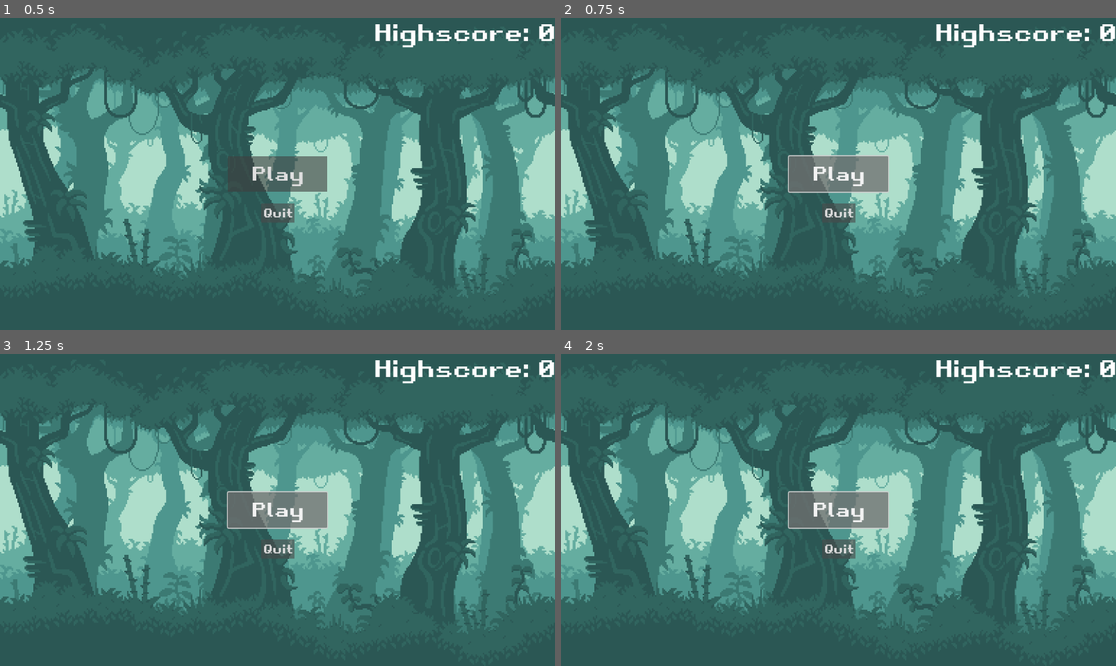
Above: before the commit, frames 1-4 (two rows, left to right).
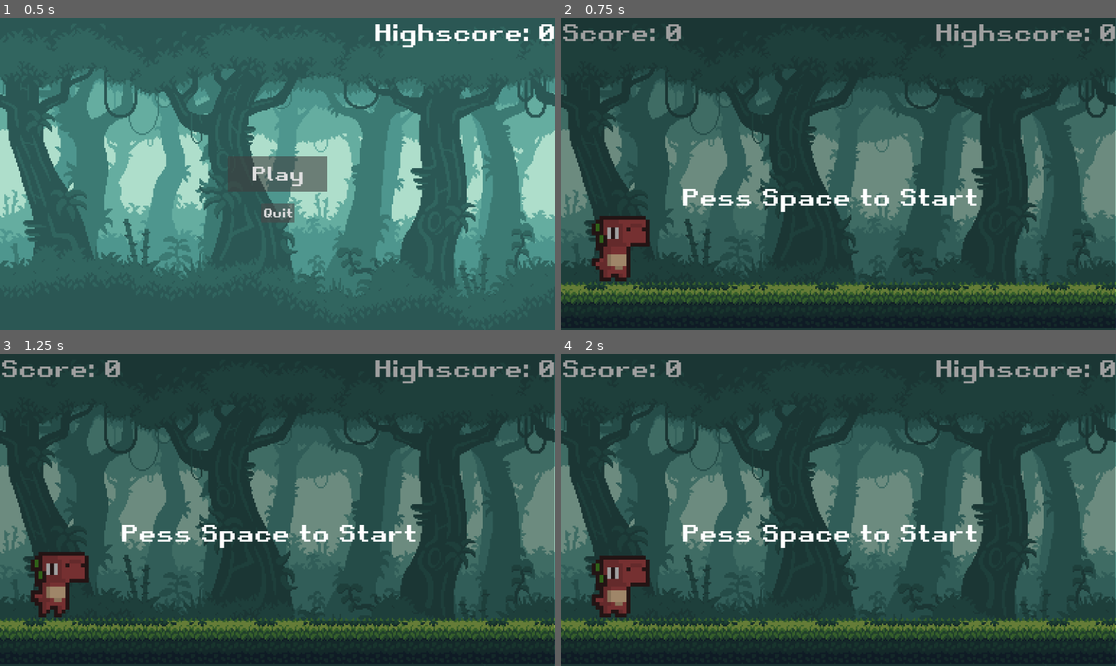
Above: after the commit, the same moments.

Repository: mohamedtarikz/EndlessRunnerGame
Game: Godot game, scene res://scenes/main.tscn
Same seed, same stepped clock (60 frames per second), same inputs: the game is played once before the commit and once after it. This scene is started directly instead of the project's main scene.
Inputs (mouse positions are in pixels of both pictures, inside the frame that each line leads up to):
- Up to frame 1 (0.5 s): no input
- Up to frame 2 (0.75 s): click "Play" at 0.5 s
- Up to frame 3 (1.25 s): no input
- Up to frame 4 (2 s): click (838, 510) at 1.25 s, where only the run before the commit has a clickable "Play"

Frame 1 is identical in both runs. In frame 2, 99% of the frame differs, in the area x 0-100%, y 0-100%; in frame 3, 99%; in frame 4, 99%.

Commit message:
All components' scripts

Diff:
--- a/scripts/game.gd
+++ b/scripts/game.gd
@@ -9,6 +9,8 @@
 @onready var start_col = $CanvasLayer/start_col
 @onready var lost = $CanvasLayer/Lost
 @onready var restart = $CanvasLayer/Restart
+@onready var button = $CanvasLayer/Button
+@onready var game = $"."
 
 const CACTUS_1 = preload("res://scenes/cactus_1.tscn")
 const CACTUS_2 = preload("res://scenes/cactus_2.tscn")
@@ -76,15 +78,27 @@
 	if body.name == "Player":
 		game_over()
 
+signal high
 
 func game_over():
+	high.emit(score)
 	game_begin = 0
 	start_col.visible = 1
 	lost.visible = 1
 	get_tree().paused = 1
 	restart.visible = 1
+	button.visible = 1
 	restart.res.connect(strt)
+	button.pressed.connect(kil)
+
+signal res
 
 func strt():
 	get_tree().paused = false
-	get_tree().reload_current_scene()
+	res.emit()
+
+signal main
+
+func kil():
+	print("kill")
+	main.emit()
--- /dev/null
+++ b/scripts/main.gd
@@ -0,0 +1,54 @@
+extends Node2D
+
+@onready var highscore = $CanvasLayer/Highscore
+@onready var play = $CanvasLayer/Play
+@onready var quit = $CanvasLayer/Quit
+
+const GAME = preload("res://scenes/game.tscn")
+
+var h_scr = 0
+
+func _ready():
+	var scr = "Highscore: " + str(int(h_scr))
+	highscore.text = scr
+
+var game
+
+func _on_play_pressed():
+	game = GAME.instantiate()
+	game.global_position = Vector2(0,0)
+	game.main.connect(retrn_main)
+	game.high.connect(updt_high)
+	game.res.connect(restrt)
+	add_child(game)
+	play.visible = 0
+	quit.visible = 0
+
+func retrn_main():
+	remove_child(game)
+	get_tree().paused = 0
+	play.visible = 1
+	quit.visible = 1
+
+func updt_high(score):
+	if int(score) > h_scr:
+		h_scr = score
+	var scr = "Highscore: " + str(int(h_scr))
+	highscore.text = scr
+
+func restrt():
+	remove_child(game)
+	game = GAME.instantiate()
+	game = GAME.instantiate()
+	game.global_position = Vector2(0,0)
+	game.main.connect(retrn_main)
+	game.high.connect(updt_high)
+	game.res.connect(restrt)
+	add_child(game)
+	play.visible = 0
+	quit.visible = 0
+
+
+func _on_quit_pressed():
+	queue_free()
+	get_tree().quit()
